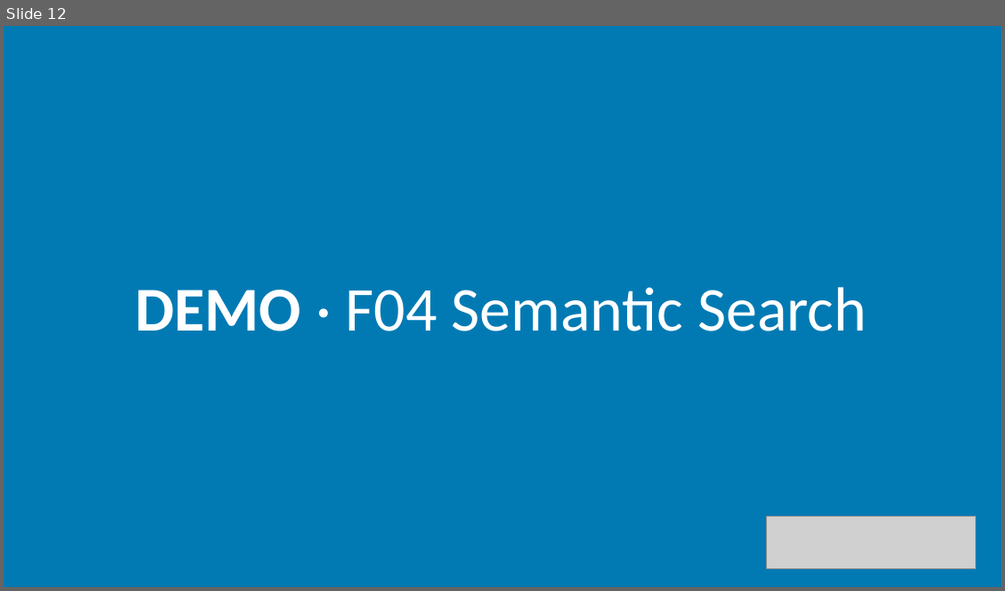
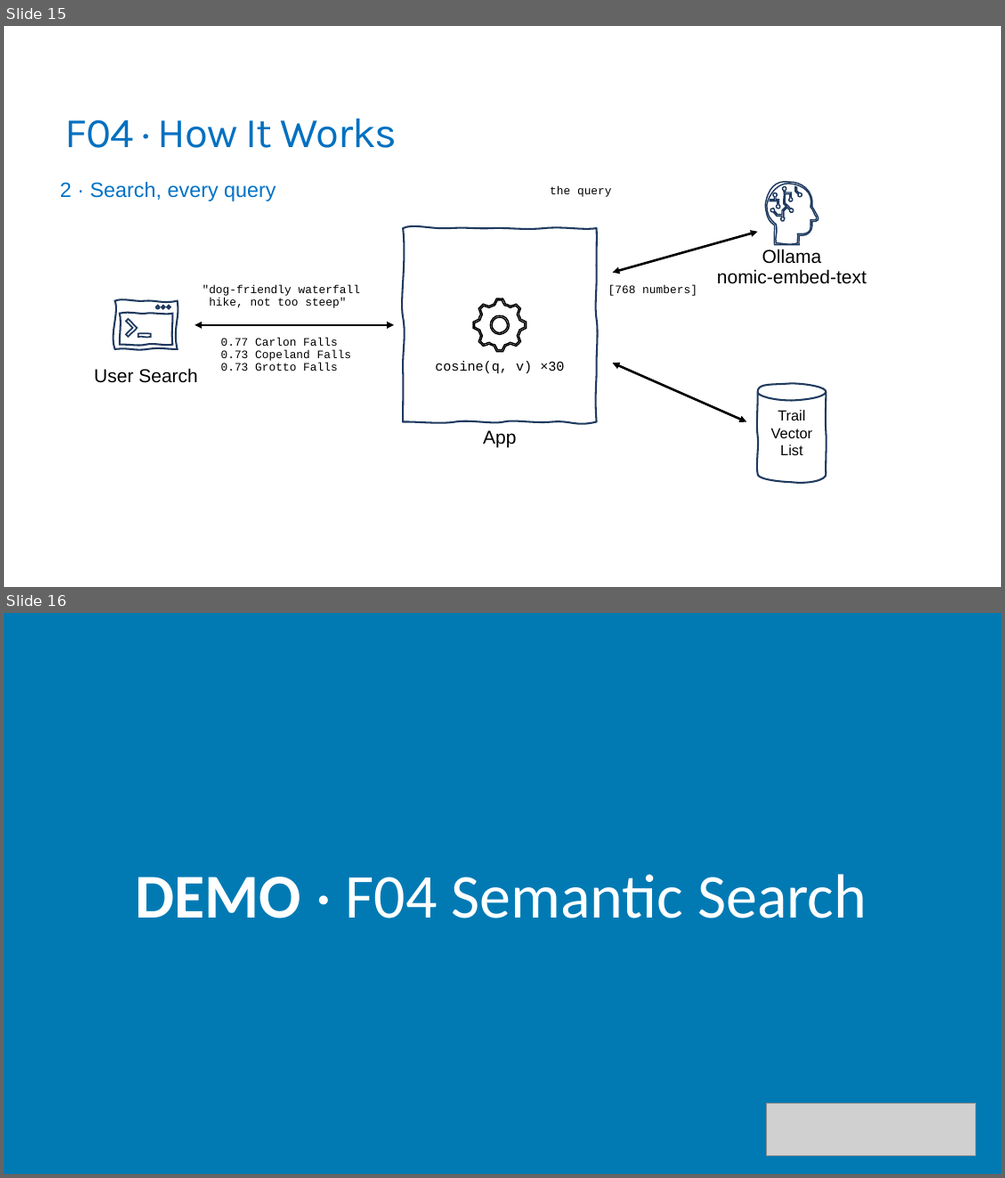
Before and after one commit to trailheadtechnology/10-ai-features-workshop, a slide deck: modules/M2-finding/M2-finding.pptx. Shown one above the other, each under a label of ours: slide 12 before the commit, slides 15 and 16 after it. The pictures are 1005x591 and 1005x1178 pixels, drawn with LibreOffice and Linux fonts; fonts in the diff are those of the drawing; grey boxes stand for pictures. Boxes give left, top, right and bottom in pixels: in the first picture for what was removed or moved away, otherwise in the second. Text is boxed around its words. In the diff, an @@ line names an element or a change of style, - is before the commit and + after.

```diff
--- a/modules/M2-finding/M2-finding.pptx
+++ b/modules/M2-finding/M2-finding.pptx
@@ slide 15 added at <box>4,26,1001,587</box>, background #FFFFFF @@
@@ title added at <box>65,118,397,148</box>, 40.5 pt, text #0070C0 @@
+F04 · How It Works
@@ text added at <box>60,182,275,201</box>, 20 pt, text #0072C6 @@
+2 · Search, every query
@@ text added at <box>550,185,612,197</box>, 11 pt, text #000000 @@
+the query
@@ group added at <box>765,183,818,245</box>: 4 freeform shapes @@
@@ freeform shape added at <box>404,228,597,421</box>, outline #1F3A5F 1.75 pt @@
@@ double arrow added from (613, 272) to (758, 232), #000000 2.25 pt @@
@@ text added at <box>717,248,866,284</box>, 18 pt, text #000000 @@
+Ollama
+nomic-embed-text
@@ text added at <box>202,285,360,308</box>, 11 pt, text #000000 @@
+"dog-friendly waterfall
+hike, not too steep"
@@ text added at <box>608,285,697,296</box>, 11 pt, text #000000 @@
+[768 numbers]
@@ freeform shape added at <box>114,301,177,350</box>, outline #1F3A5F 1.75 pt @@
@@ freeform shape added at <box>126,319,138,338</box>, outline #1F3A5F 1.5 pt @@
@@ freeform shape added at <box>474,298,526,351</box>, outline #000000 1.25 pt @@
@@ freeform shape added at <box>490,315,509,334</box>, outline #000000 1.25 pt @@
@@ freeform shape added at <box>138,333,152,337</box>, outline #1F3A5F 1.5 pt @@
@@ double arrow added from (194, 325) to (395, 325), #000000 2.25 pt @@
@@ text added at <box>221,338,352,370</box>, 11 pt, text #000000 @@
+0.77 Carlon Falls
+0.73 Copeland Falls
+0.73 Grotto Falls
@@ text added at <box>94,368,197,383</box>, 18 pt, text #000000 @@
+User Search
@@ text added at <box>435,361,564,373</box>, 13 pt, text #000000 @@
+cosine(q, v) ×30
@@ double arrow added from (613, 362) to (746, 421), #000000 2.25 pt @@
@@ freeform shape added at <box>758,384,825,483</box>, outline #1F3A5F 1.75 pt, 14 pt, text #000000 @@
+Trail
+Vector
+List
@@ text added at <box>483,430,516,447</box>, 18 pt, text #000000 @@
+App
@@ what was slide 12 is now slide 16 @@
```
Also in this commit, not shown: 3 slides changed, 17 other slides added, 7 slides removed, 3 other files.
